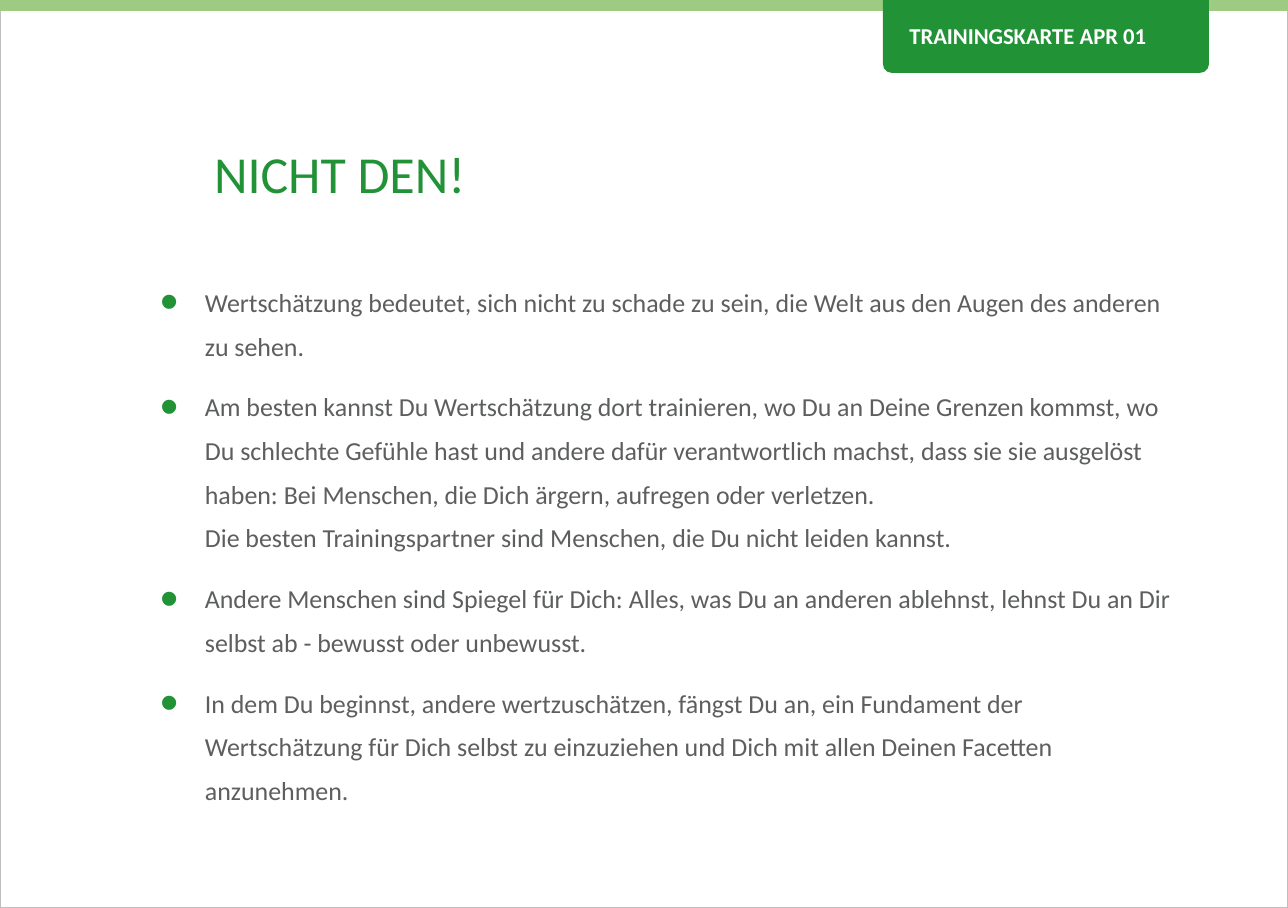
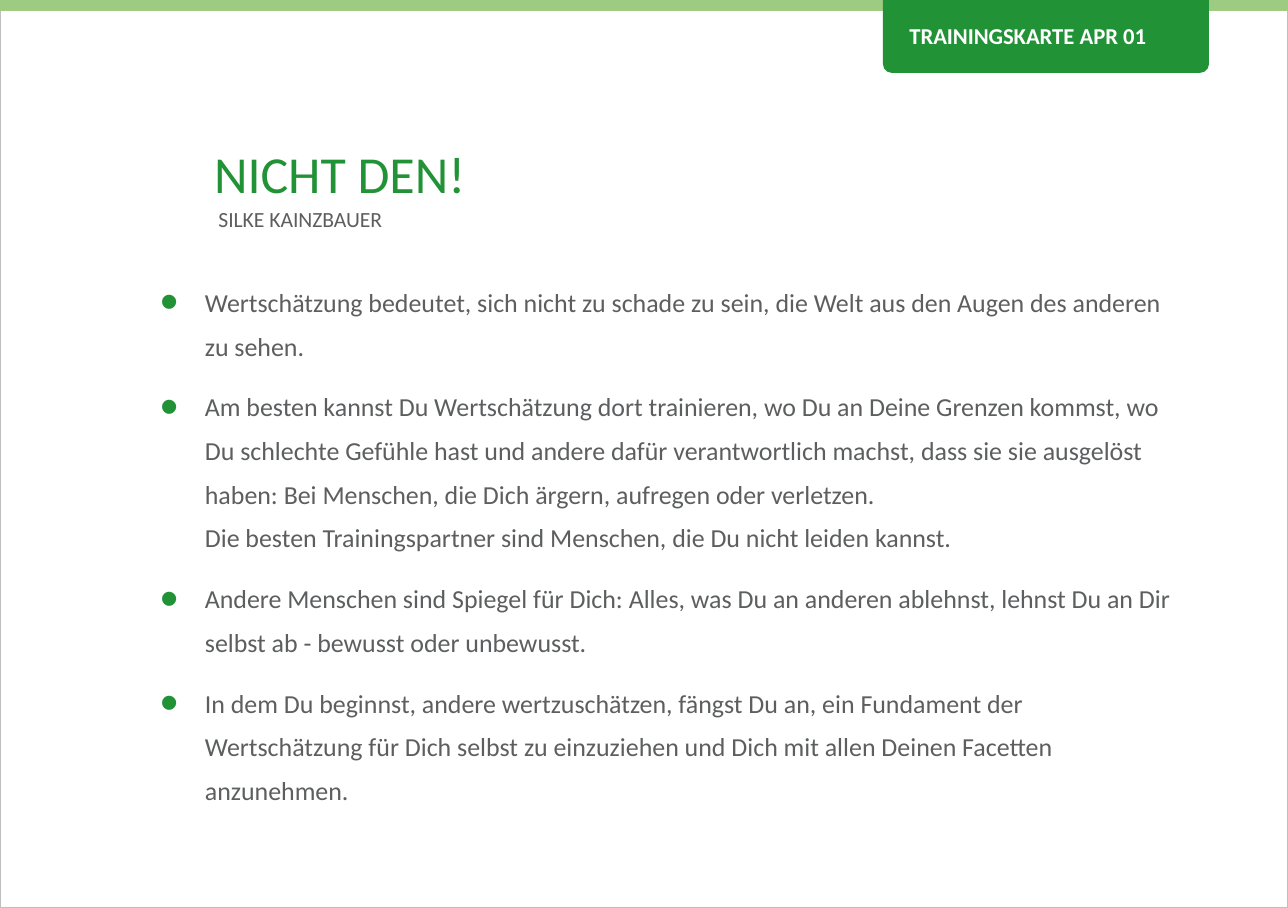
Before and after one commit to Teamtool/training-materials, a slide deck: slide 1 of emotional erwachsen/Appreciation (APR)/ger/apprentice/ger_APR_01_Nicht_den_EE_A.pptx. Drawn at 1288x908 pixels with LibreOffice and Linux fonts; fonts in the diff are those of the drawing; background and template pictures are left out. Boxes give left, top, right and bottom in pixels: in the first picture for what was removed or moved away, otherwise in the second. Text is boxed around its words. In the diff, an @@ line names an element or a change of style, - is before the commit and + after.

```diff
--- a/emotional erwachsen/Appreciation (APR)/ger/apprentice/ger_APR_01_Nicht_den_EE_A.pptx
+++ b/emotional erwachsen/Appreciation (APR)/ger/apprentice/ger_APR_01_Nicht_den_EE_A.pptx
@@ text added at [218, 213, 382, 227], 10 pt, text #5D5E5F @@
+SILKE KAINZBAUER
```
Also in this commit, not shown: 5 other files.
